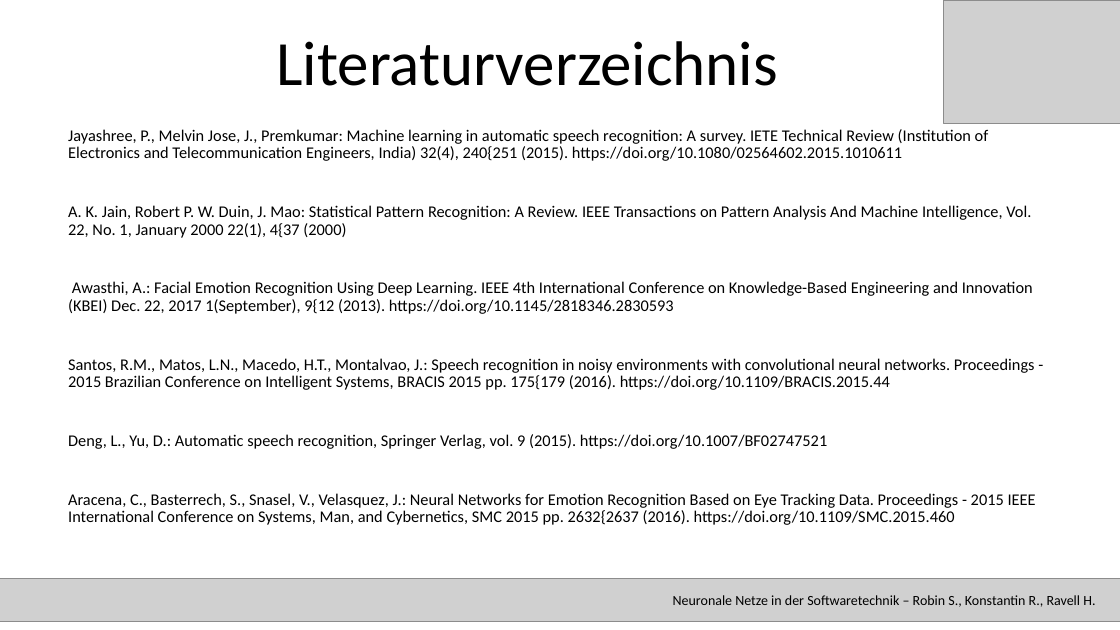
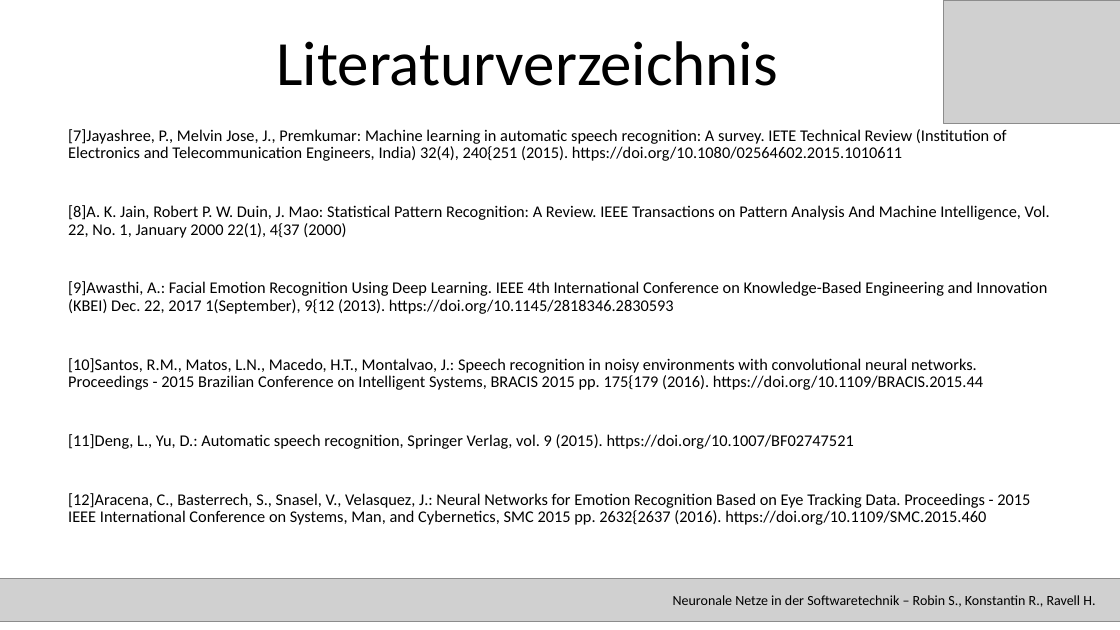
Before and after one commit to RavellHeerdegen/SATElite, a slide deck: slide 37 of SATPräsiMitBezeichnerUndRefs.pptx (slide 36 before the commit). Drawn at 1120x630 pixels with LibreOffice and Linux fonts; fonts in the diff are those of the drawing; grey boxes stand for pictures. Boxes give left, top, right and bottom in pixels: in the first picture for what was removed or moved away, otherwise in the second. Text is boxed around its words. In the diff, an @@ line names an element or a change of style, - is before the commit and + after.

```diff
--- a/SATPräsiMitBezeichnerUndRefs.pptx
+++ b/SATPräsiMitBezeichnerUndRefs.pptx
@@ subtitle at [68, 129, 1050, 525]: text changed @@
-Jayashree, P., Melvin Jose, J., Premkumar: Machine learning in automatic speech recognition: A survey. IETE Technical Review (Institution of Electronics and Telecommunication Engineers, India) 32(4), 240{251 (2015). https://doi.org/10.1080/02564602.2015.1010611
-A. K. Jain, Robert P. W. Duin, J. Mao: Statistical Pattern Recognition: A Review. IEEE Transactions on Pattern Analysis And Machine Intelligence, Vol. 22, No. 1, January 2000 22(1), 4{37 (2000)
-Awasthi, A.: Facial Emotion Recognition Using Deep Learning. IEEE 4th International Conference on Knowledge-Based Engineering and Innovation (KBEI) Dec. 22, 2017 1(September), 9{12 (2013). https://doi.org/10.1145/2818346.2830593
-Santos, R.M., Matos, L.N., Macedo, H.T., Montalvao, J.: Speech recognition in noisy environments with convolutional neural networks. Proceedings - 2015 Brazilian Conference on Intelligent Systems, BRACIS 2015 pp. 175{179 (2016). https://doi.org/10.1109/BRACIS.2015.44
-Deng, L., Yu, D.: Automatic speech recognition, Springer Verlag, vol. 9 (2015). https://doi.org/10.1007/BF02747521
-Aracena, C., Basterrech, S., Snasel, V., Velasquez, J.: Neural Networks for Emotion Recognition Based on Eye Tracking Data. Proceedings - 2015 IEEE International Conference on Systems, Man, and Cybernetics, SMC 2015 pp. 2632{2637 (2016). https://doi.org/10.1109/SMC.2015.460
+[7]Jayashree, P., Melvin Jose, J., Premkumar: Machine learning in automatic speech recognition: A survey. IETE Technical Review (Institution of Electronics and Telecommunication Engineers, India) 32(4), 240{251 (2015). https://doi.org/10.1080/02564602.2015.1010611
+[8]A. K. Jain, Robert P. W. Duin, J. Mao: Statistical Pattern Recognition: A Review. IEEE Transactions on Pattern Analysis And Machine Intelligence, Vol. 22, No. 1, January 2000 22(1), 4{37 (2000)
+[9]Awasthi, A.: Facial Emotion Recognition Using Deep Learning. IEEE 4th International Conference on Knowledge-Based Engineering and Innovation (KBEI) Dec. 22, 2017 1(September), 9{12 (2013). https://doi.org/10.1145/2818346.2830593
+[10]Santos, R.M., Matos, L.N., Macedo, H.T., Montalvao, J.: Speech recognition in noisy environments with convolutional neural networks. Proceedings - 2015 Brazilian Conference on Intelligent Systems, BRACIS 2015 pp. 175{179 (2016). https://doi.org/10.1109/BRACIS.2015.44
+[11]Deng, L., Yu, D.: Automatic speech recognition, Springer Verlag, vol. 9 (2015). https://doi.org/10.1007/BF02747521
+[12]Aracena, C., Basterrech, S., Snasel, V., Velasquez, J.: Neural Networks for Emotion Recognition Based on Eye Tracking Data. Proceedings - 2015 IEEE International Conference on Systems, Man, and Cybernetics, SMC 2015 pp. 2632{2637 (2016). https://doi.org/10.1109/SMC.2015.460
```
Also in this commit, not shown: 16 other slides changed, 1 slide added.
